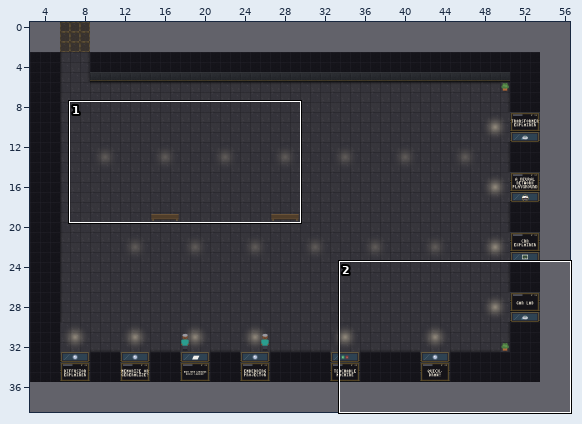
Tiled map (JSON) -- maps/workbench.tmj. The picture above shows the old version from afar; the outline marks the close-up.
Close-up. The starting point:
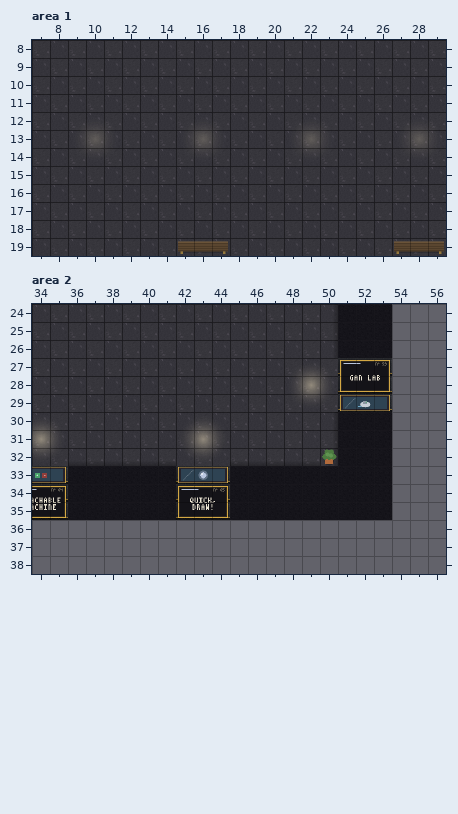
Cells are 32x32 px. Shown: area 1 x 7..29, y 8..19; area 2 x 34..56, y 24..38. The commit also changed other parts of the map, which this record leaves out.
The same view after the edit:
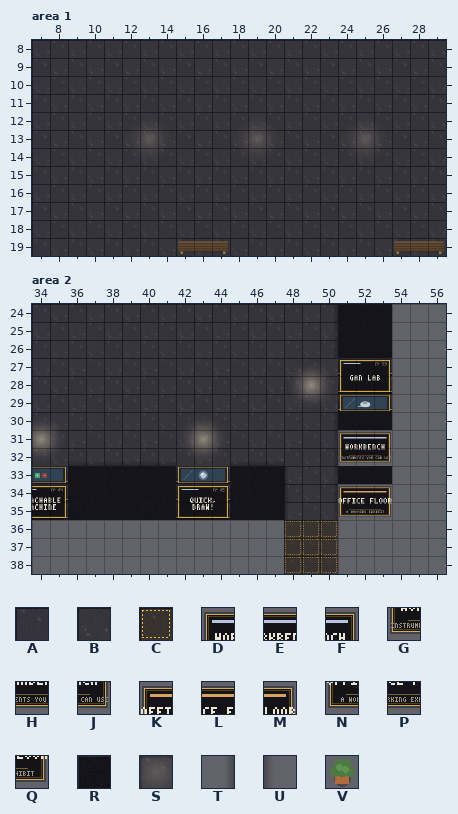
Key: from "Chunk 1": A 3, B 4, C 5, D 110, E 111, F 112, G 113, H 114, J 115, K 116, L 117, M 118, N 119, P 120, Q 121; from "Chunk 2": R 0, S 15, T 26, U 29, V 125.
_ is an empty cell.
See-through tiles are keyed as they look on the map.
Change:
Layer "decor", area 1:
y 13: x 10 S -> _; x 13 _ -> S; x 16 S -> _; x 19 _ -> S; x 22 S -> _; x 25 _ -> S; x 28 S -> _
Layer "floor", area 2:
y 33: x 48..50 ___ -> BAB
y 34: x 48..50 ___ -> ABA
y 35: x 48..50 ___ -> BAB
y 36..38: x 48..50 ___ -> CCC
Layer "decor", area 2:
y 33..35: x 48 _ -> U; x 50 _ -> T
Layer "props", area 2:
y 32: x 50 V -> _
Layer "walls", area 2:
y 31: x 51..53 RRR -> DEF
y 32: x 51..53 RRR -> GHJ
y 33: x 48..50 RRR -> ___
y 34: x 48..53 RRRRRR -> ___KLM
y 35: x 48..53 RRRRRR -> ___NPQ
Boxes around the changes in both close-ups, in picture pixels (x1, y1, x2, y2):
removed: (86, 130, 104, 148)
added: (140, 130, 158, 148)
removed: (194, 130, 212, 148)
added: (248, 130, 266, 148)
removed: (302, 130, 320, 148)
added: (356, 130, 374, 148)
removed: (410, 130, 428, 148)
changed: (284, 430, 392, 574)
